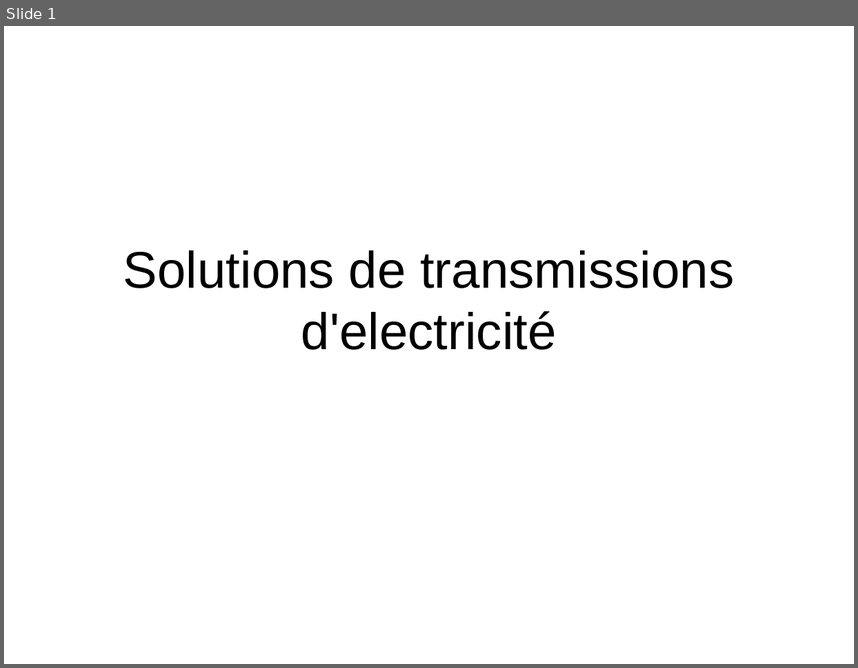
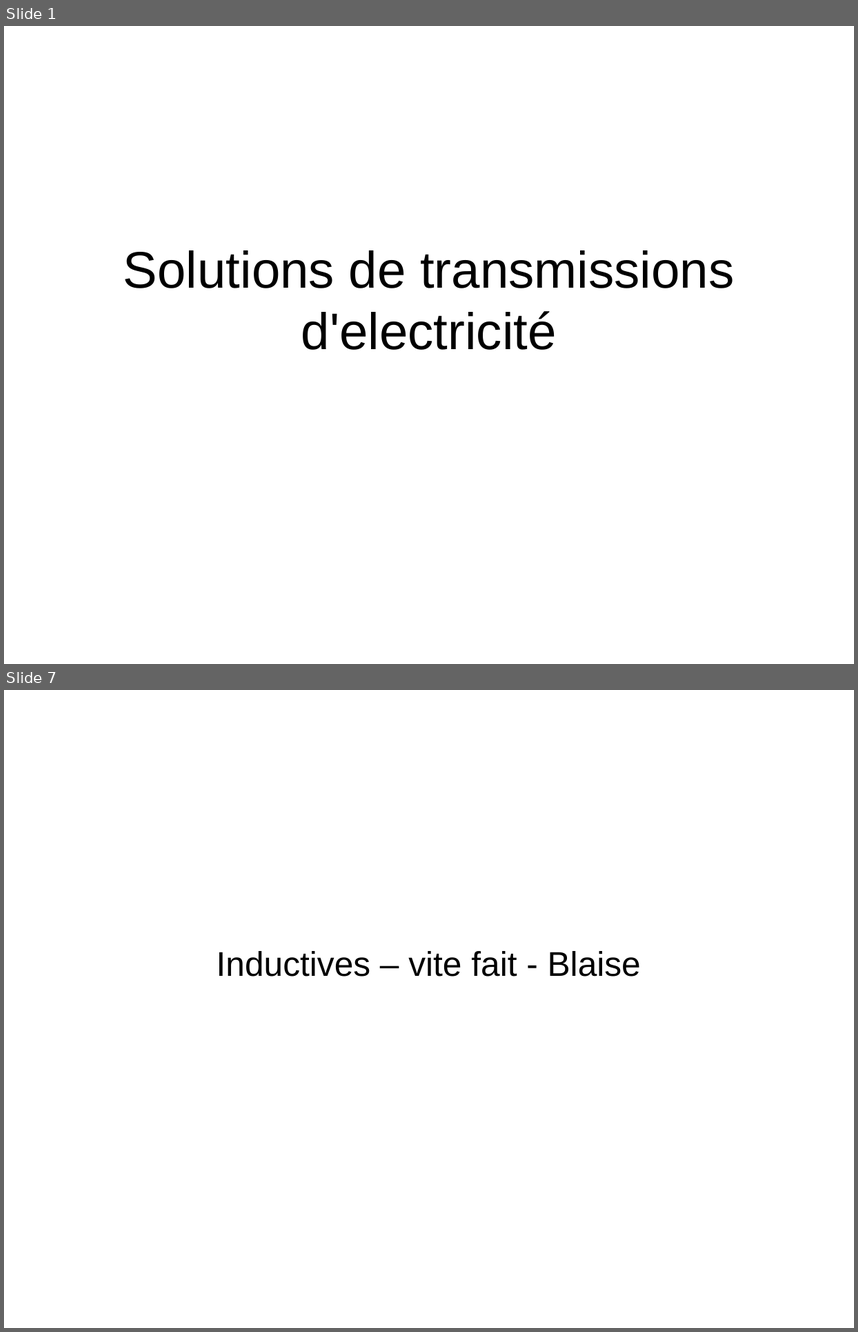
Before and after one commit to traxys/TPE, a slide deck: presentationOrale.odp. Shown one above the other, each under a label of ours: slide 1 before the commit, slides 1 and 7 after it; the slides between them are not shown. The pictures are 858x668 and 858x1332 pixels, drawn with LibreOffice and Linux fonts; fonts in the diff are those of the drawing. Boxes give left, top, right and bottom in pixels: in the first picture for what was removed or moved away, otherwise in the second. Text is boxed around its words. In the diff, an @@ line names an element or a change of style, - is before the commit and + after.

```diff
--- a/presentationOrale.odp
+++ b/presentationOrale.odp
@@ slide 7 added at (4, 690, 854, 1328), background #FFFFFF @@
@@ subtitle added at (217, 951, 641, 976), 32 pt, text #000000 @@
+Inductives – vite fait - Blaise
```
Also in this commit, not shown: 9 other slides added, 2 other files.
